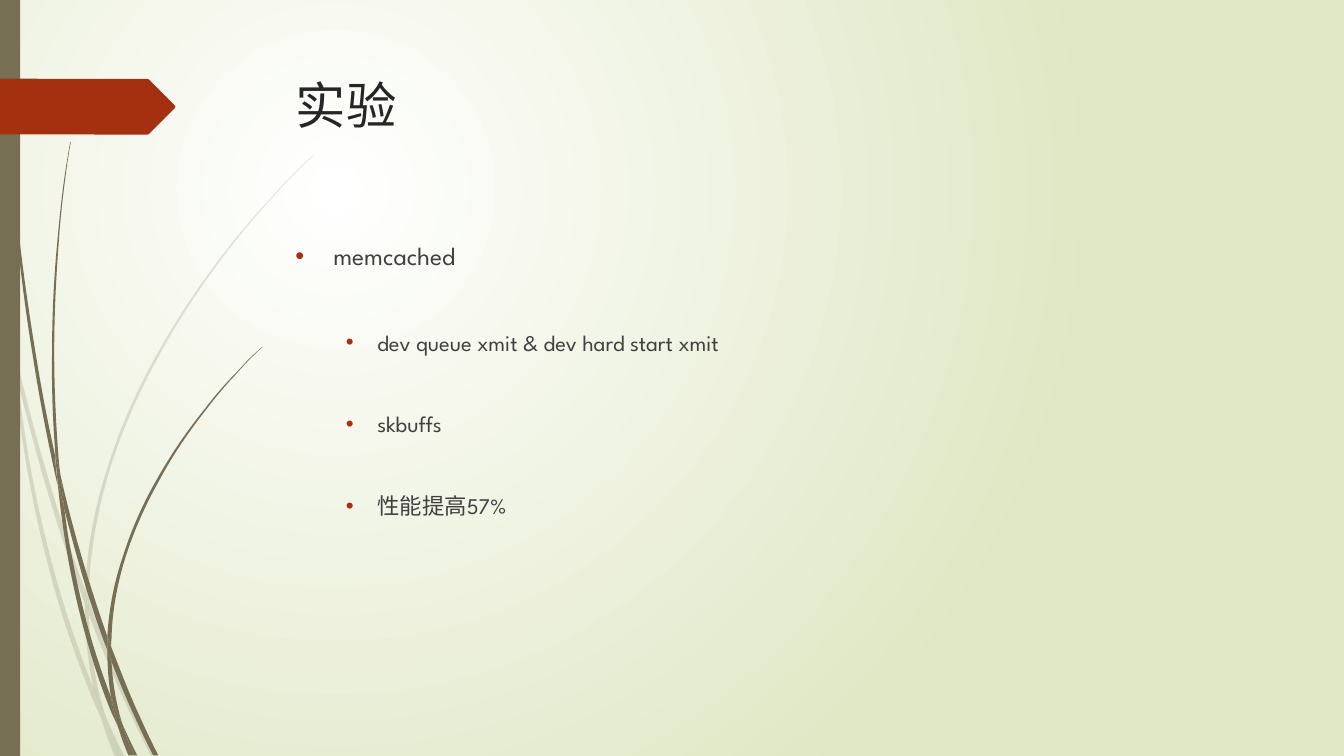
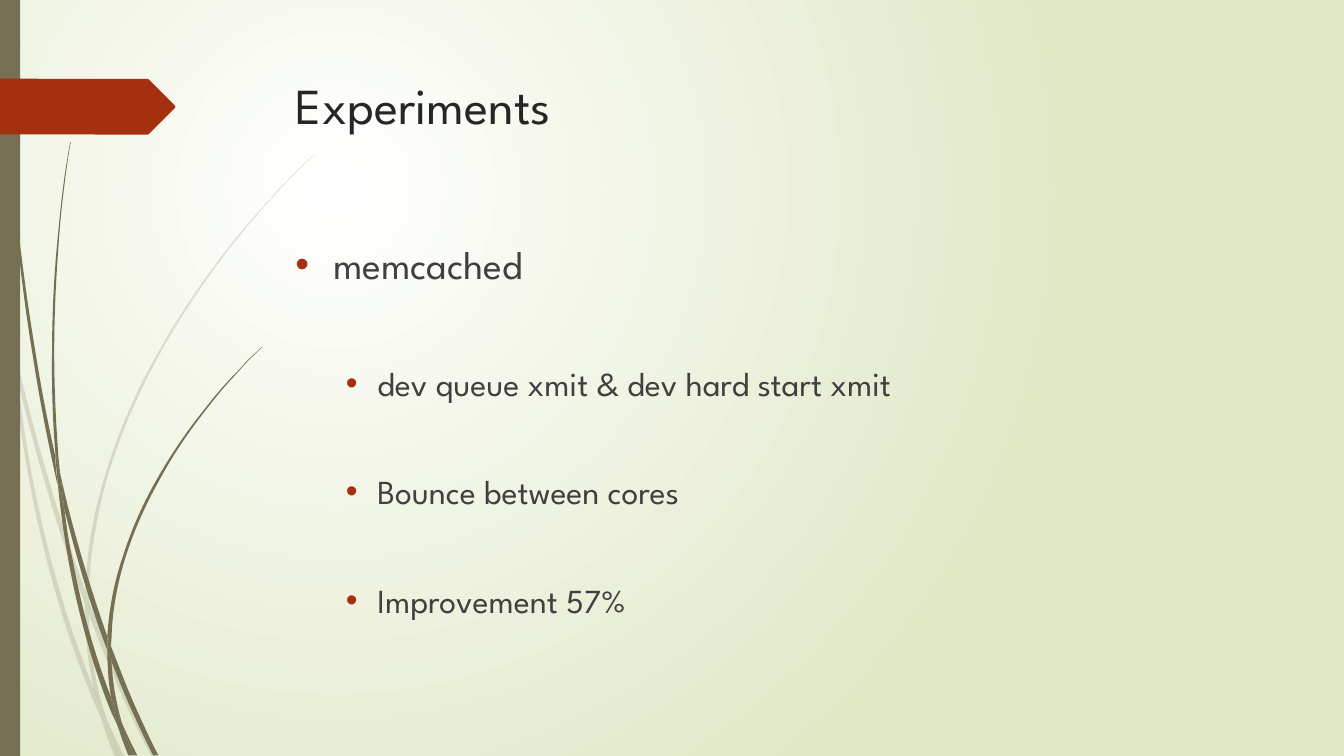
Before and after one commit to GLjun/OS_gaowei, a slide deck: slide 21 of 高伟.pptx (slide 15 before the commit). Drawn at 1344x756 pixels with LibreOffice and Linux fonts; fonts in the diff are those of the drawing. Boxes give left, top, right and bottom in pixels: in the first picture for what was removed or moved away, otherwise in the second. Text is boxed around its words. In the diff, an @@ line names an element or a change of style, - is before the commit and + after.

```diff
--- a/高伟.pptx
+++ b/高伟.pptx
@@ title at [296, 90, 551, 135]: text changed @@
-实验
+Experiments
@@ text at [333, 252, 891, 403]: size 18 to 28 pt in "memcached"; size 16 to 24 pt in "dev queue xmit & dev hard start ..." @@
@@ text at [377, 481, 679, 620]: text changed; size 16 to 24 pt @@
-  • skbuffs
-  • 性能提高57%
+  • Bounce between cores
+  • Improvement 57%
```
Also in this commit, not shown: 14 other slides changed, 10 slides added, 3 slides removed.
